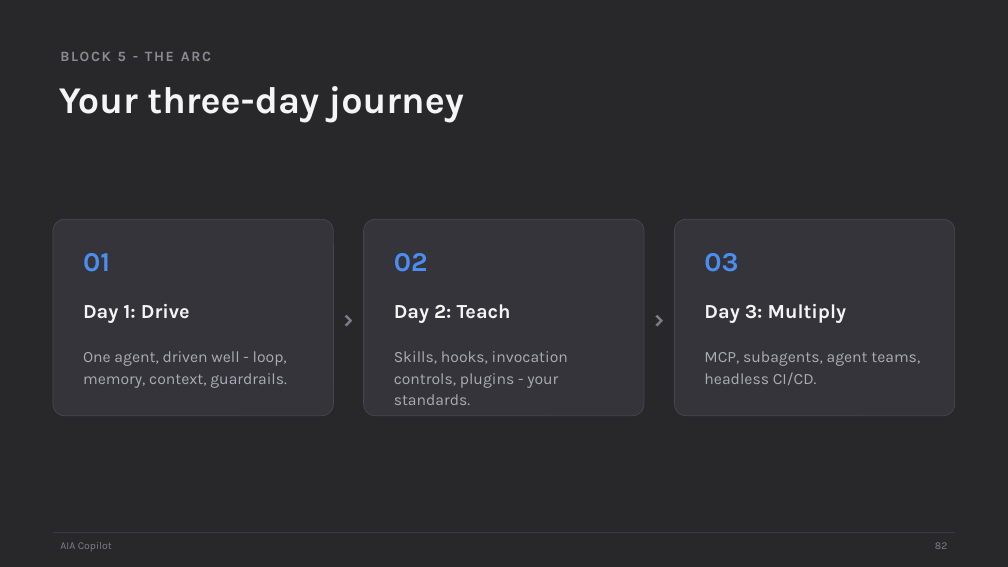
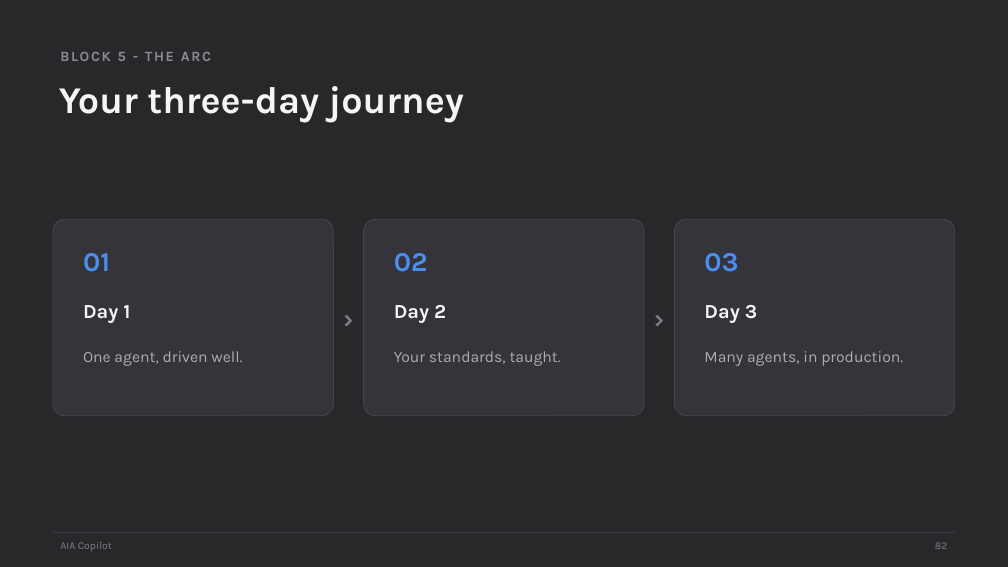
Before and after one commit to scottrhay/AIA-ClaudeCopilot, a slide deck: slide 82 of claude-code-3day/slides/Day1_Claude_Code_Fundamentals.pptx. Drawn at 1008x567 pixels with LibreOffice and Linux fonts; fonts in the diff are those of the drawing. Boxes give left, top, right and bottom in pixels: in the first picture for what was removed or moved away, otherwise in the second. Text is boxed around its words. In the diff, an @@ line names an element or a change of style, - is before the commit and + after.

Commit message:
Fix process-card text overflow across 7 slides (Day 1 s16/s48/s65/s82, Day 3 s51/s64/s80)

```diff
--- a/claude-code-3day/slides/Day1_Claude_Code_Fundamentals.pptx
+++ b/claude-code-3day/slides/Day1_Claude_Code_Fundamentals.pptx
@@ text at <box>83,305,130,323</box>: text changed @@
-Day 1: Drive
+Day 1
@@ text at <box>394,305,446,323</box>: text changed @@
-Day 2: Teach
+Day 2
@@ text at <box>704,305,757,323</box>: text changed @@
-Day 3: Multiply
+Day 3
@@ text at <box>83,351,242,366</box>: text changed @@
-One agent, driven well - loop, memory, context, guardrails.
+One agent, driven well.
@@ text at <box>394,351,561,366</box>: text changed @@
-Skills, hooks, invocation controls, plugins - your standards.
+Your standards, taught.
@@ text at <box>704,351,903,366</box>: text changed @@
-MCP, subagents, agent teams, headless CI/CD.
+Many agents, in production.
```
Also in this commit, not shown: 3 other slides changed, 1 other file.
